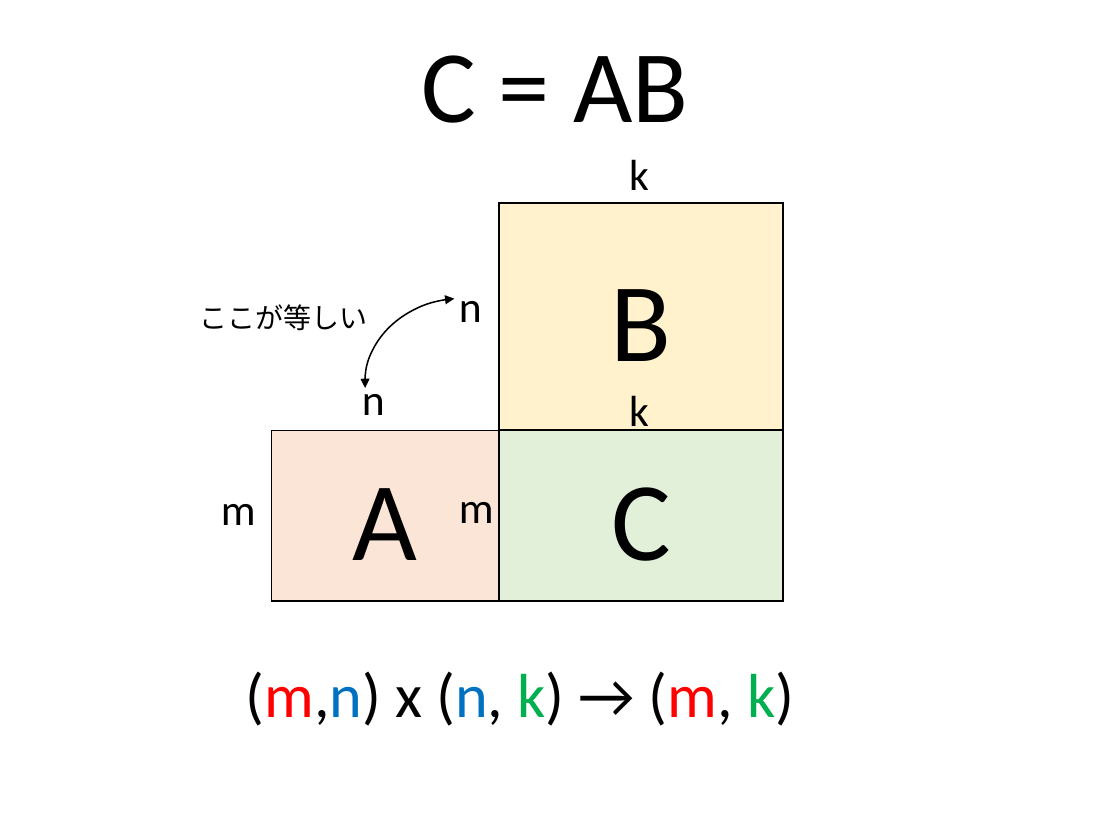
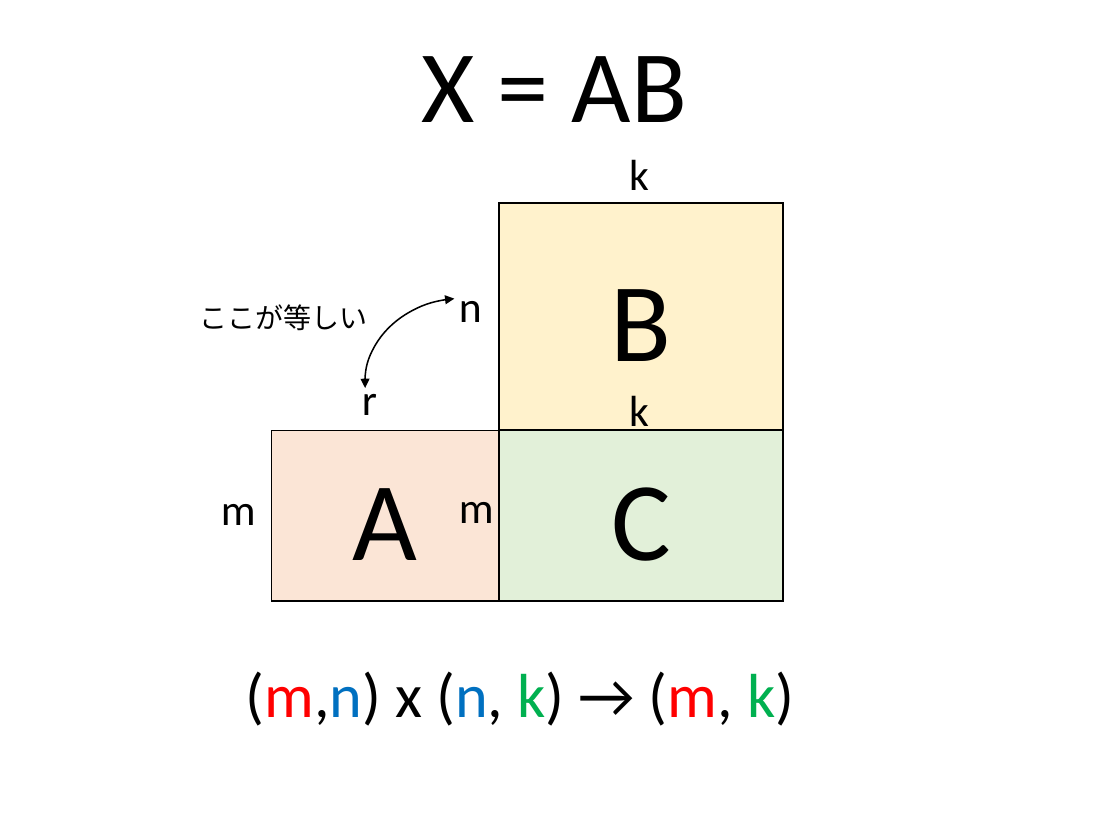
Before and after one commit to kaityo256/qiita, a slide deck: slide 1 of daimyo_svd/fig.pptx. Drawn at 1120x840 pixels with LibreOffice and Linux fonts; fonts in the diff are those of the drawing. Boxes give left, top, right and bottom in pixels: in the first picture for what was removed or moved away, otherwise in the second. Text is boxed around its words. In the diff, an @@ line names an element or a change of style, - is before the commit and + after.

```diff
--- a/daimyo_svd/fig.pptx
+++ b/daimyo_svd/fig.pptx
@@ text at bbox=[421, 56, 687, 122]: text changed @@
-C = AB
+X = AB
@@ text at bbox=[362, 379, 377, 415]: text changed @@
-n
+r
```
Also in this commit, not shown: 1 other slide changed, 5 other files.
